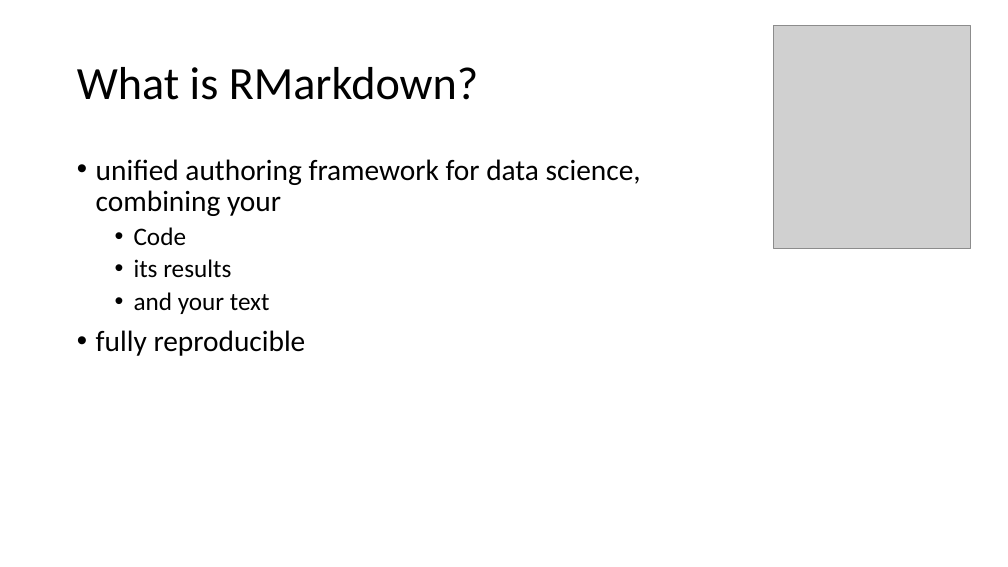
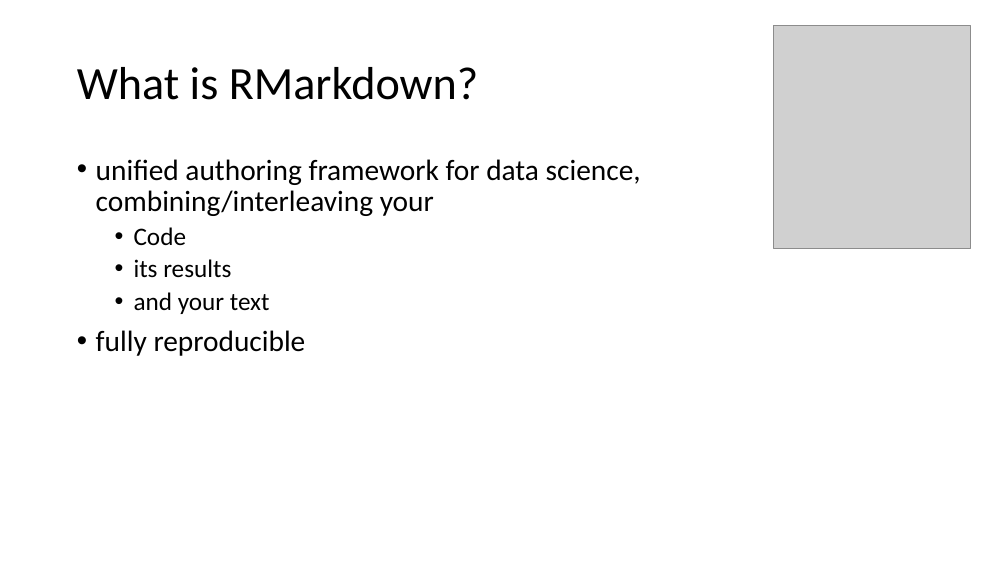
Before and after one commit to sophiefeldmanbright/ScHARR-open-science-workshop, a slide deck: slide 4 of content/resources/7-literate_programming/literate-programming.pptx. Drawn at 1008x567 pixels with LibreOffice and Linux fonts; fonts in the diff are those of the drawing; grey boxes stand for pictures. Boxes give left, top, right and bottom in pixels: in the first picture for what was removed or moved away, otherwise in the second. Text is boxed around its words. In the diff, an @@ line names an element or a change of style, - is before the commit and + after.

```diff
--- a/content/resources/7-literate_programming/literate-programming.pptx
+++ b/content/resources/7-literate_programming/literate-programming.pptx
@@ text at bbox=[96, 159, 641, 216]: text changed @@
-• unified authoring framework for data science, combining your
+• unified authoring framework for data science, combining/interleaving your
```
Also in this commit, not shown: 1 other slide changed, 1 slide added, 2 slides removed, 3 other files.
